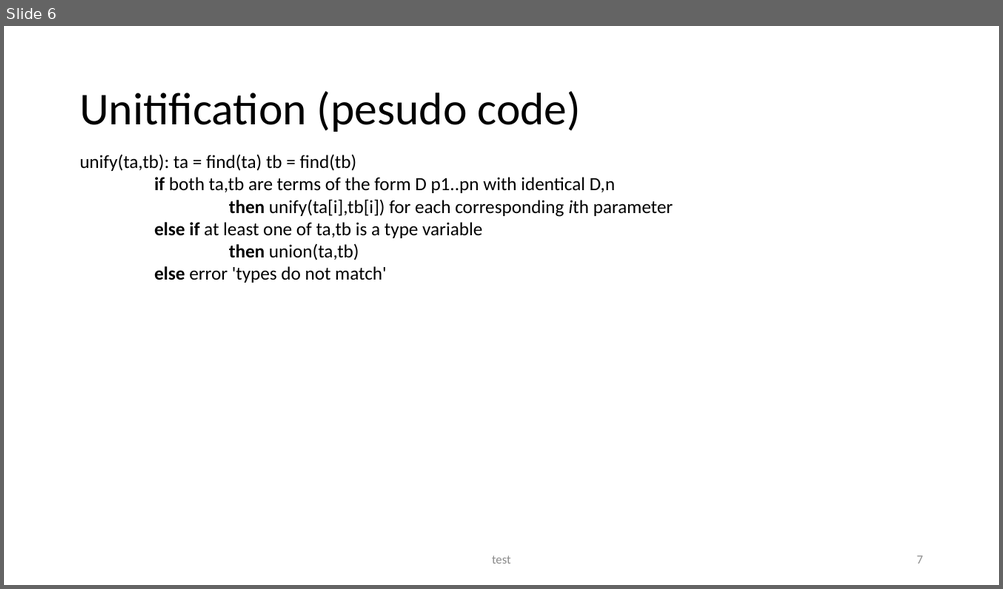
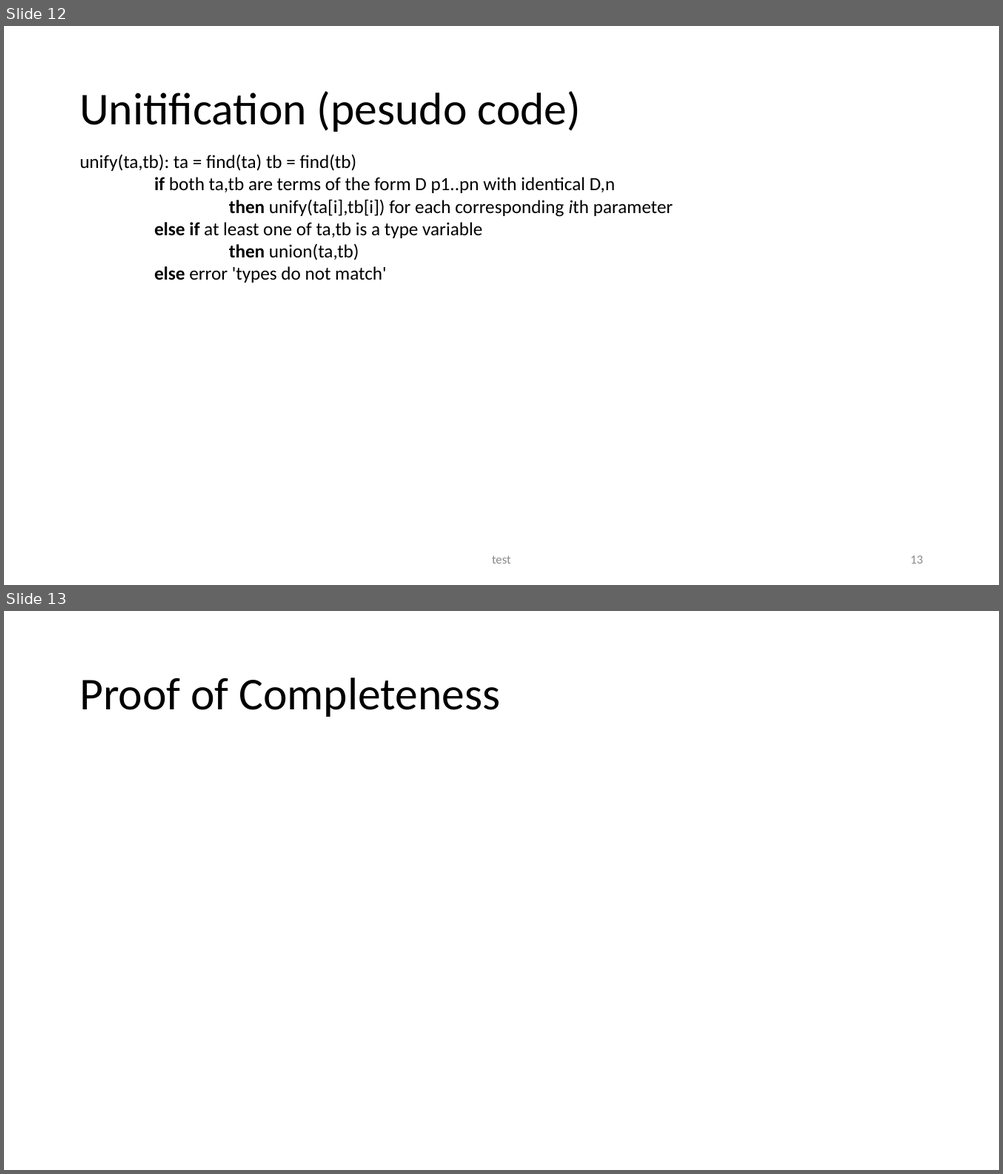
Before and after one commit to seanwestfall/algorithm_w_presentation, a slide deck: Presentation1.pptx. Shown one above the other, each under a label of ours: slide 6 before the commit, slides 12 and 13 after it. The pictures are 1003x589 and 1003x1174 pixels, drawn with LibreOffice and Linux fonts; fonts in the diff are those of the drawing. Boxes give left, top, right and bottom in pixels: in the first picture for what was removed or moved away, otherwise in the second. Text is boxed around its words. In the diff, an @@ line names an element or a change of style, - is before the commit and + after.

```diff
--- a/Presentation1.pptx
+++ b/Presentation1.pptx
@@ slide 13 added at [4, 611, 999, 1170], background #FFFFFF @@
@@ title added at [79, 678, 501, 717], 44 pt, text #000000 @@
+Proof of Completeness
@@ what was slide 6 is now slide 12 @@
@@ page number at [910, 556, 922, 564]: text changed @@
-7
+13
```
Also in this commit, not shown: 1 slide changed, 10 other slides added.
